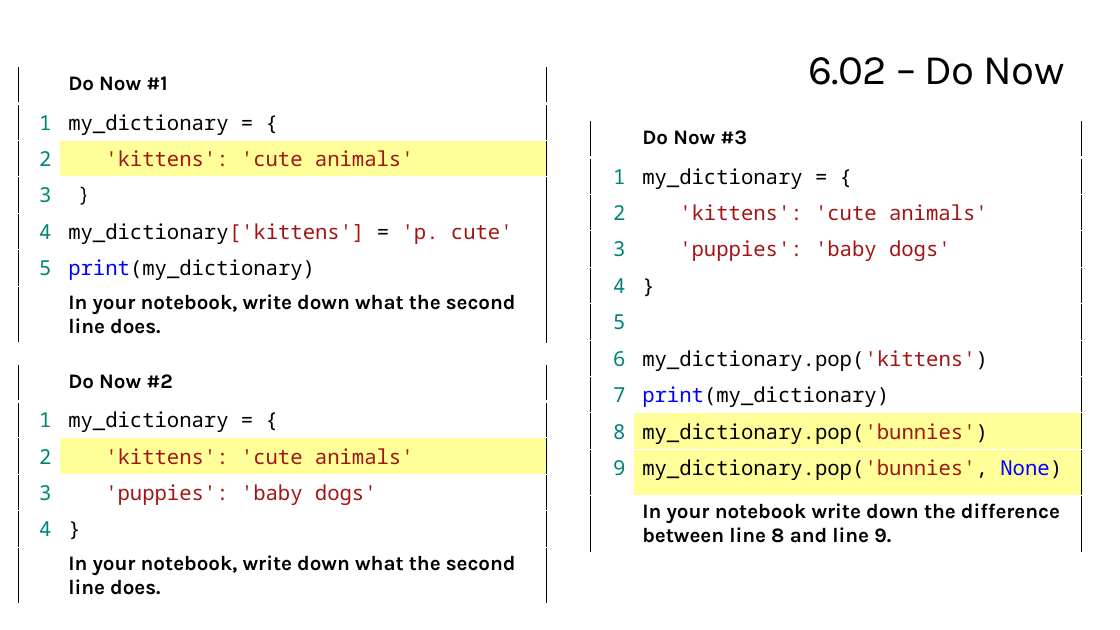
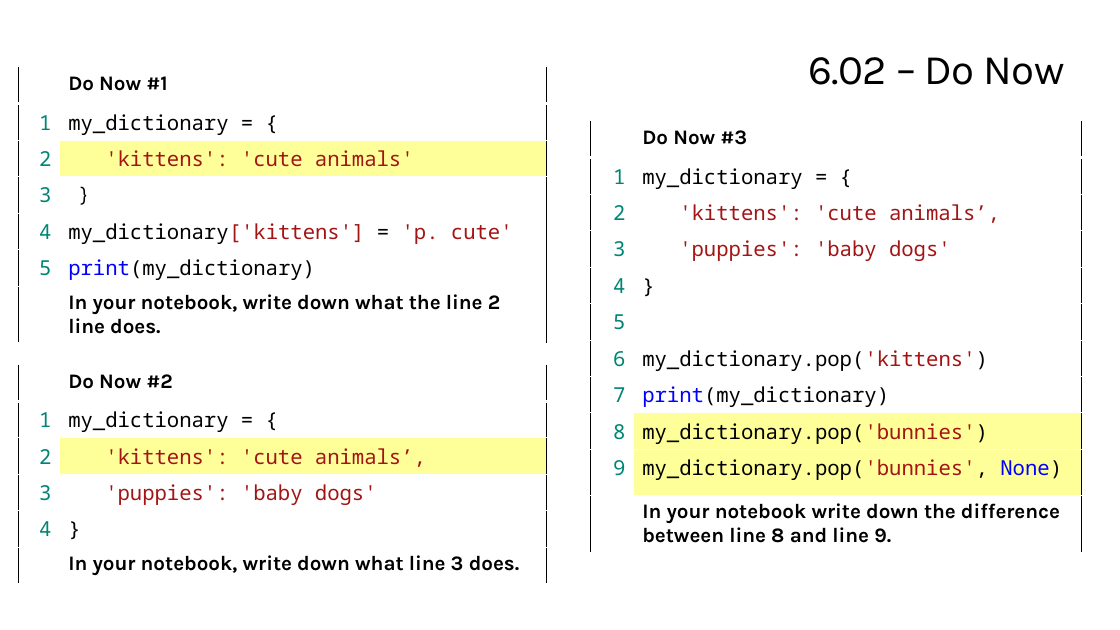
Before and after one commit to TEALSK12/2nd-semester-introduction-to-computer-science, a slide deck: slide 4 of units/6_unit/slidedecks/Intro Python 6.02 TEALS.pptx. Drawn at 1120x630 pixels with LibreOffice and Linux fonts; fonts in the diff are those of the drawing; background and template pictures are left out. Boxes give left, top, right and bottom in pixels: in the first picture for what was removed or moved away, otherwise in the second. Text is boxed around its words. In the diff, an @@ line names an element or a change of style, - is before the commit and + after.

Commit message:
Deck fixes

```diff
--- a/units/6_unit/slidedecks/Intro Python 6.02 TEALS.pptx
+++ b/units/6_unit/slidedecks/Intro Python 6.02 TEALS.pptx
@@ table at bbox=[18, 67, 546, 338] @@
-row 7, column 2: In your notebook, write down what the second line does.
+row 7, column 2: In your notebook, write down what the line 2 line does.
@@ table at bbox=[591, 122, 1082, 555] @@
-row 3, column 2: 'kittens': 'cute animals'
+row 3, column 2: 'kittens': 'cute animals’,
@@ table at bbox=[18, 365, 546, 579] @@
-row 3, column 2: 'kittens': 'cute animals'
+row 3, column 2: 'kittens': 'cute animals’,
-row 6, column 2: In your notebook, write down what the second line does.
+row 6, column 2: In your notebook, write down what line 3 does.
```
Also in this commit, not shown: 3 other files.
